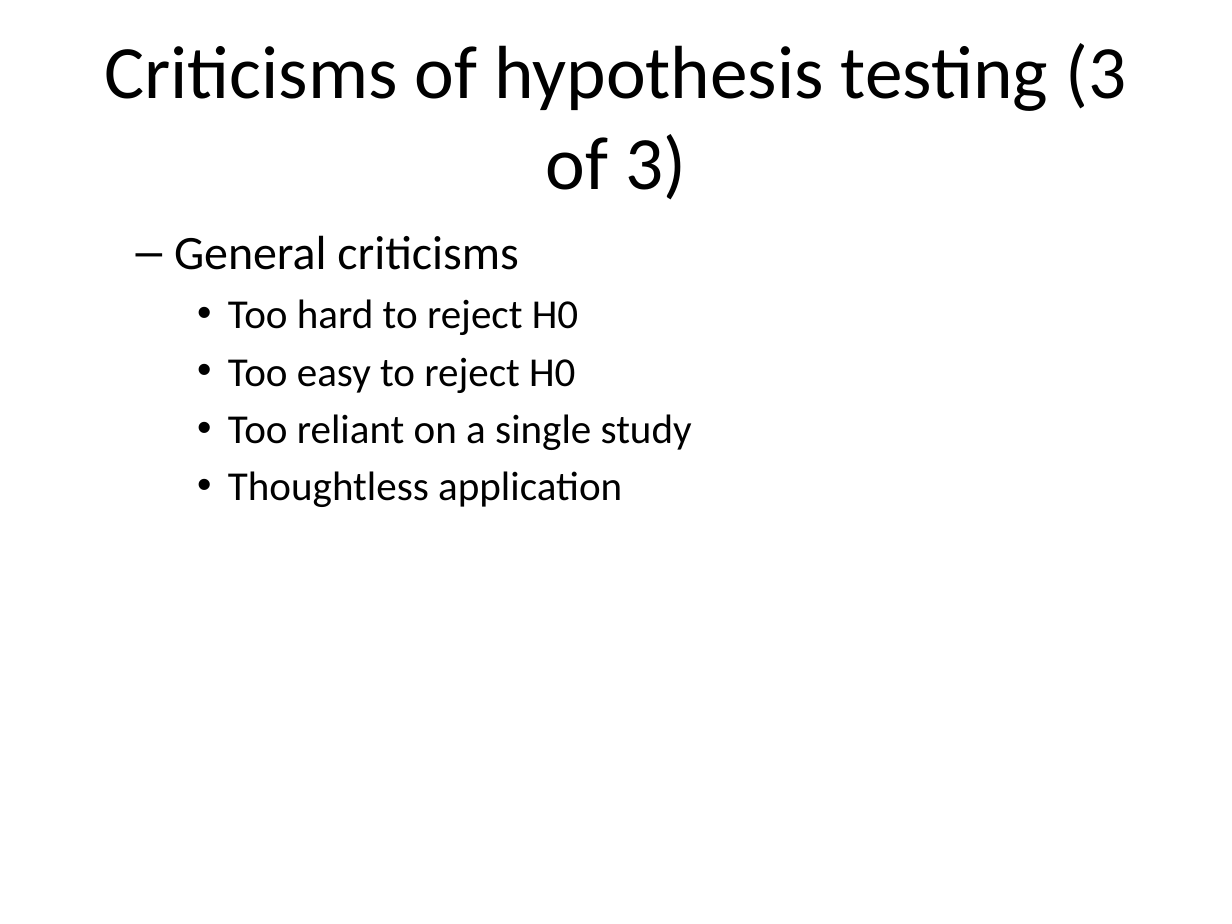
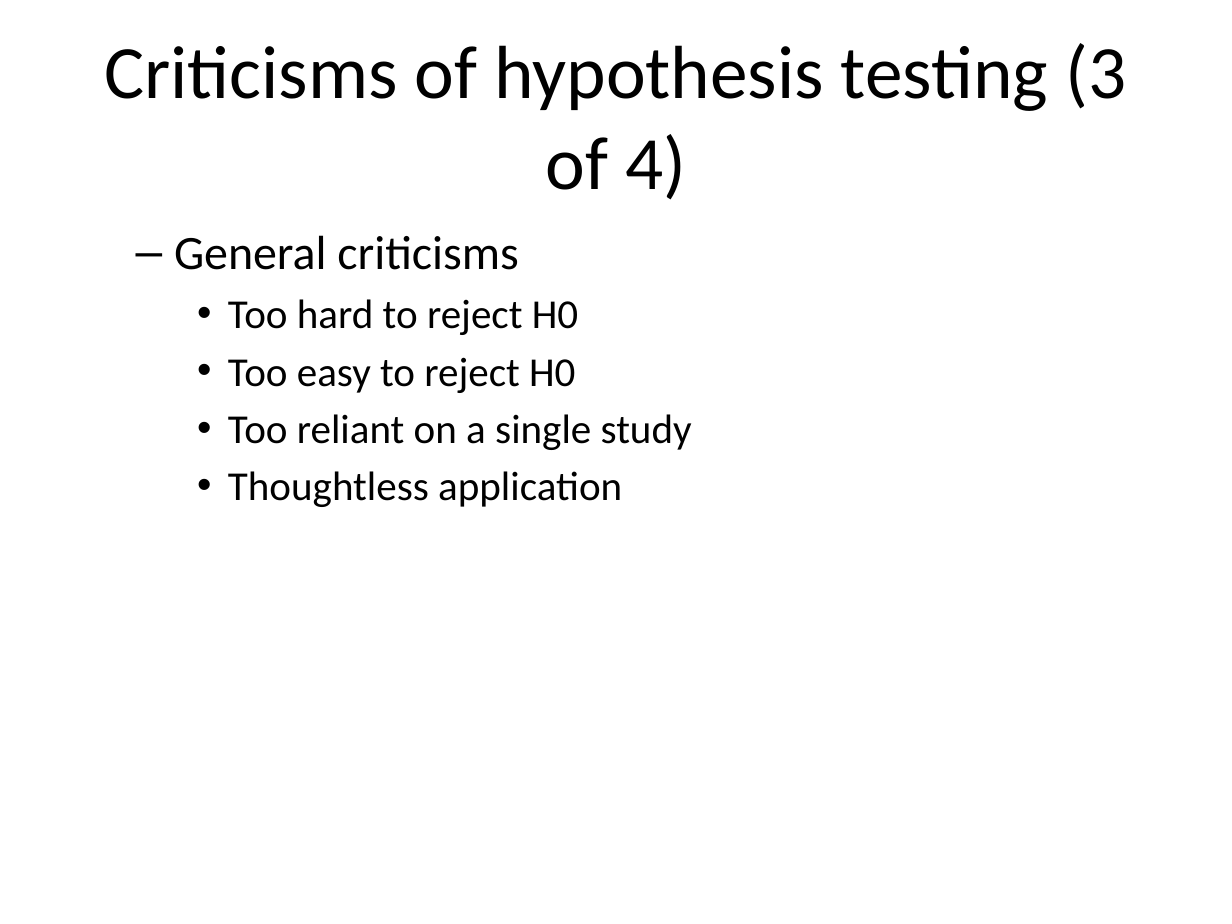
Before and after one commit to classes-medb/5510, a slide deck: slide 51 of src/video-12-hypothesis-testing.pptx. Drawn at 1232x924 pixels with LibreOffice and Linux fonts; fonts in the diff are those of the drawing. Boxes give left, top, right and bottom in pixels: in the first picture for what was removed or moved away, otherwise in the second. Text is boxed around its words. In the diff, an @@ line names an element or a change of style, - is before the commit and + after.

```diff
--- a/src/video-12-hypothesis-testing.pptx
+++ b/src/video-12-hypothesis-testing.pptx
@@ title at (104, 43, 1126, 200): text changed @@
-Criticisms of hypothesis testing (3 of 3)
+Criticisms of hypothesis testing (3 of 4)
```
Also in this commit, not shown: 8 other slides changed, 33 slides added, 3 slides removed, 21 other files.
